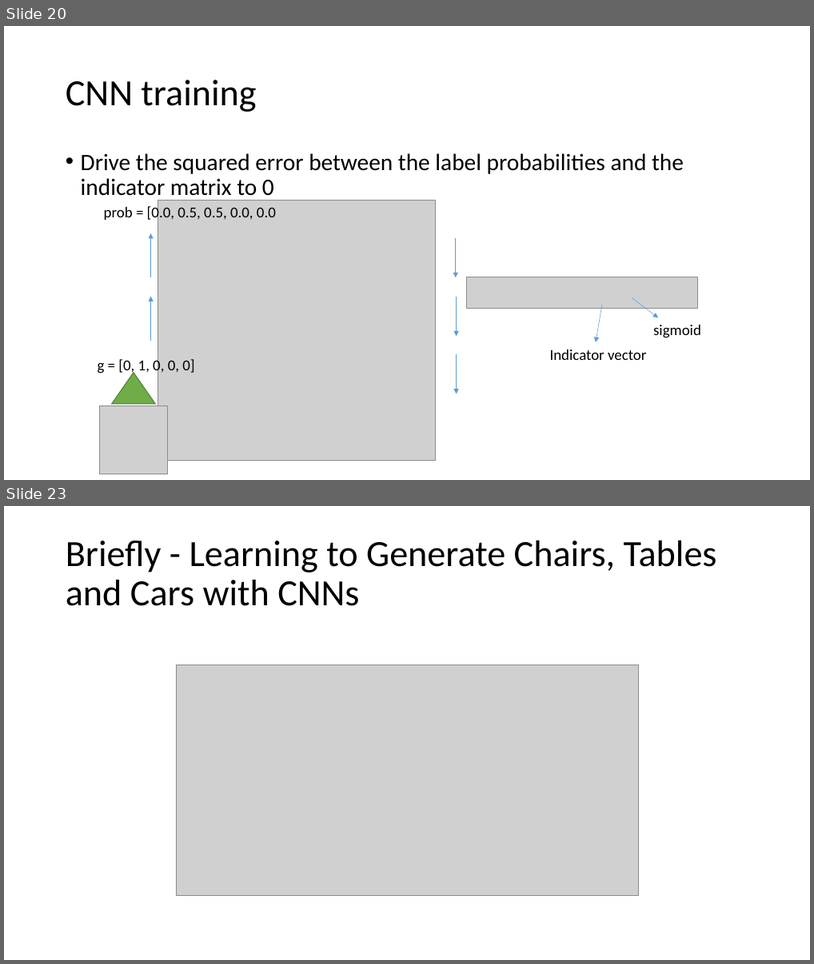
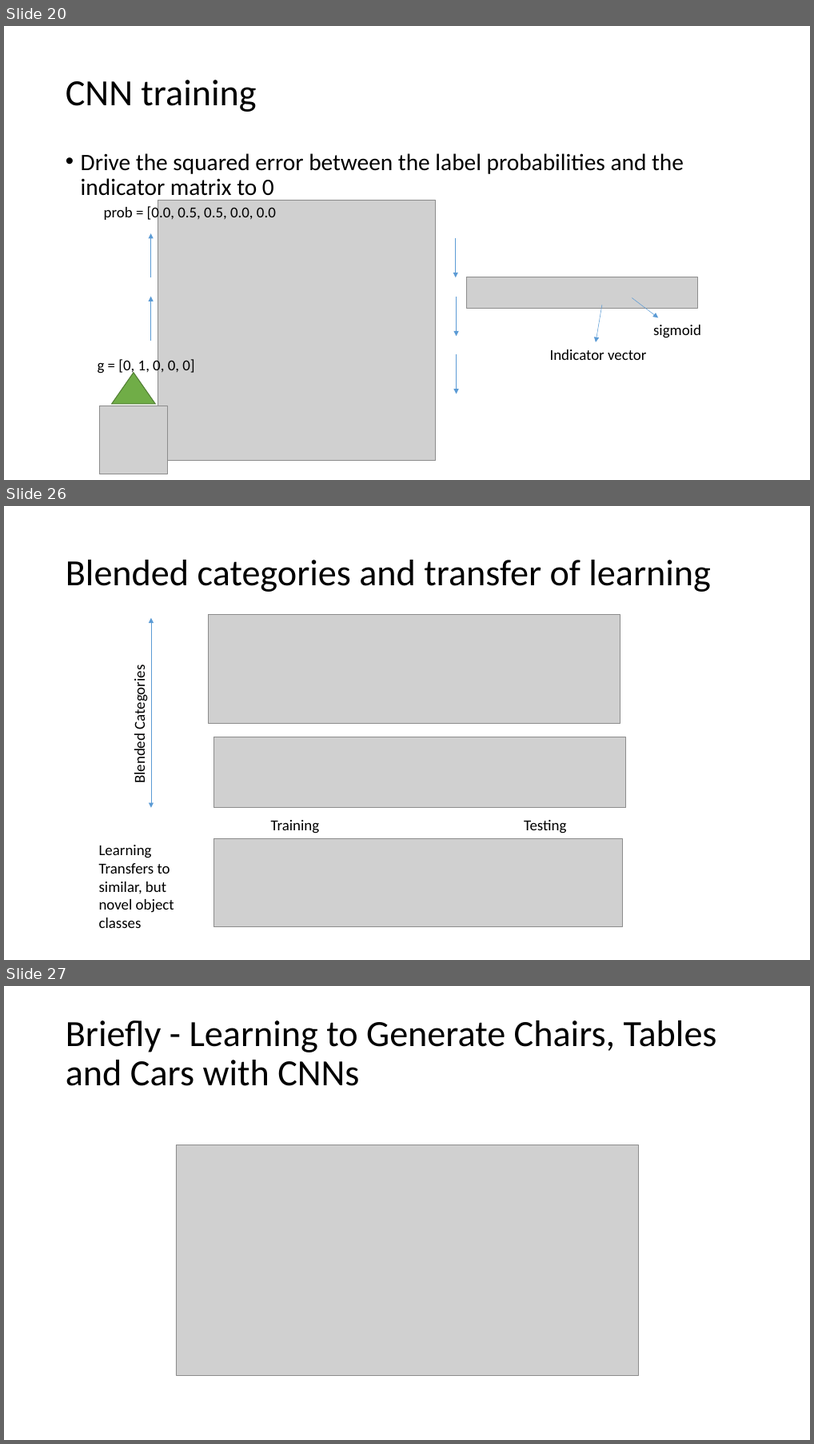
Before and after one commit to indivisibleatom/lectureNotes, a slide deck: sources/Guo_Mesh_Labeling.pptx. Shown one above the other, each under a label of ours: slides 20 and 23 before the commit, slides 20, 26 and 27 after it; the slides between them are not shown. The pictures are 814x964 and 814x1444 pixels, drawn with LibreOffice and Linux fonts; fonts in the diff are those of the drawing; grey boxes stand for pictures. Boxes give left, top, right and bottom in pixels: in the first picture for what was removed or moved away, otherwise in the second. Text is boxed around its words. In the diff, an @@ line names an element or a change of style, - is before the commit and + after.

```diff
--- a/sources/Guo_Mesh_Labeling.pptx
+++ b/sources/Guo_Mesh_Labeling.pptx
@@ slide 26 added at <box>4,506,810,960</box>, background #FFFFFF @@
@@ title added at <box>66,560,711,592</box>, 44 pt, text #000000 @@
+Blended categories and transfer of learning
@@ double arrow added from (151, 618) to (151, 808), #5B9BD5 0.5 pt @@
@@ picture added at <box>209,614,621,723</box> @@
@@ text added at <box>130,672,149,782</box>, 18 pt, text #000000 @@
+Blended Categories
@@ picture added at <box>214,737,626,808</box> @@
@@ picture added at <box>214,839,623,927</box> @@
@@ text added at <box>271,820,566,833</box>, 18 pt, text #000000 @@
+Training Testing
@@ text added at <box>99,844,174,928</box>, 18 pt, text #000000 @@
+Learning
+Transfers to
+similar, but
+novel object
+classes
@@ what was slide 23 is now slide 27 @@
```
Also in this commit, not shown: 1 slide changed, 4 other slides added, 1 slide removed.
